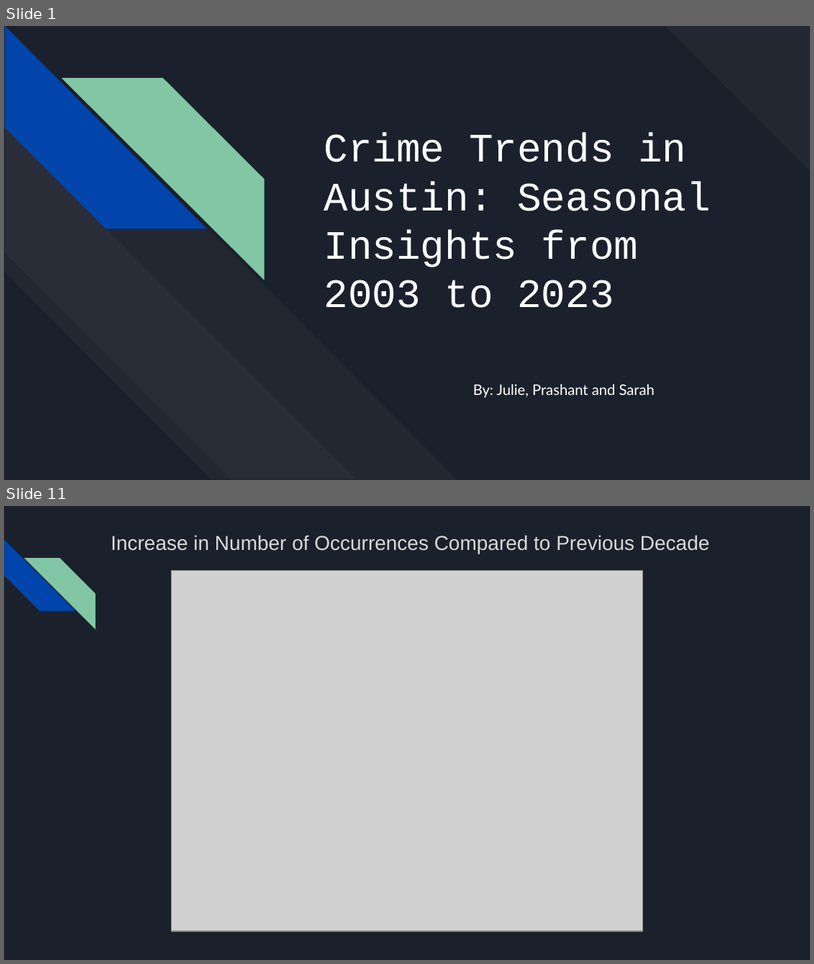
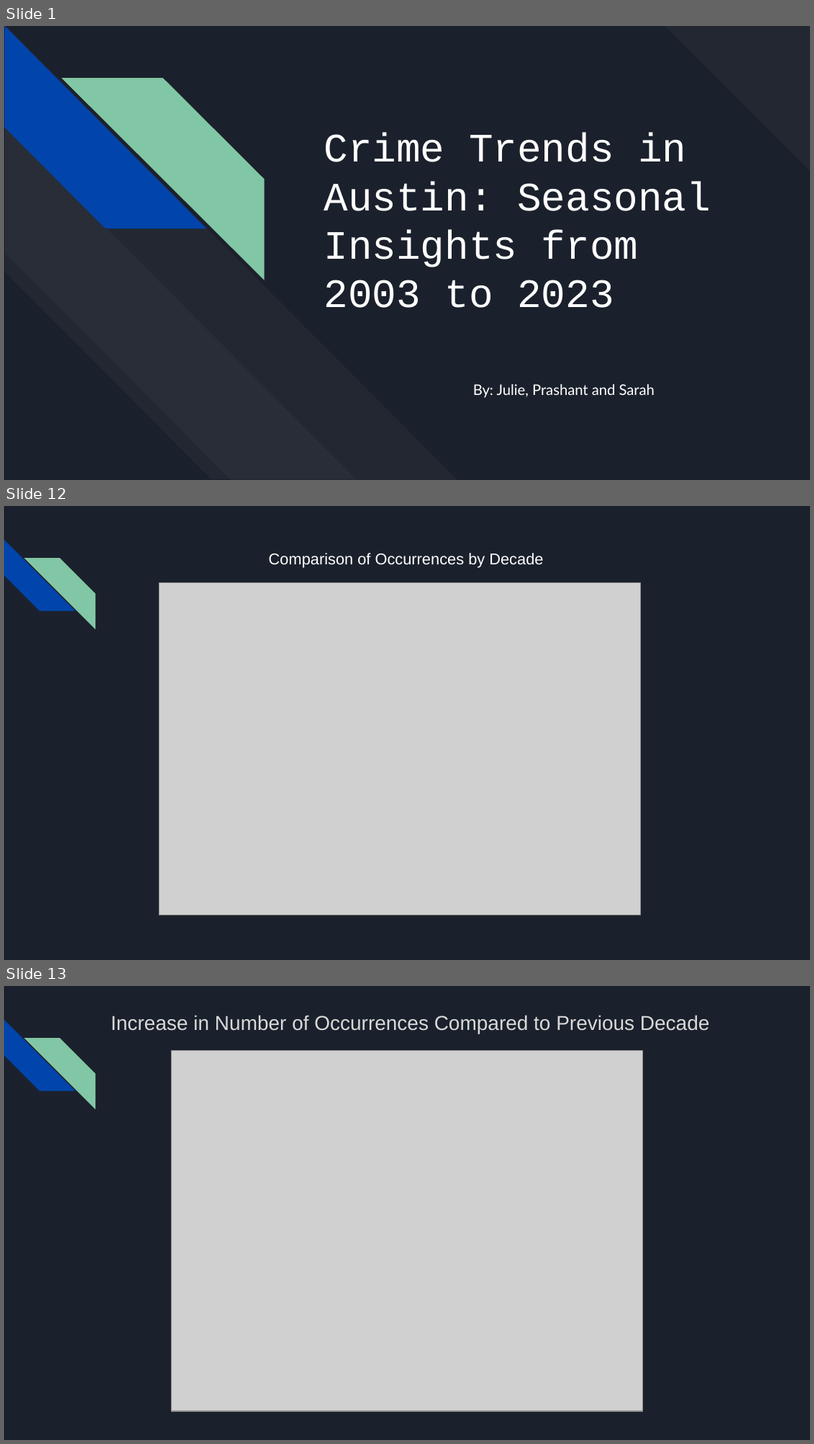
Before and after one commit to oddtexan/Project-1, a slide deck: Project 1 Presentation Final.pptx. Shown one above the other, each under a label of ours: slides 1 and 11 before the commit, slides 1, 12 and 13 after it; the slides between them are not shown. The pictures are 814x964 and 814x1444 pixels, drawn with LibreOffice and Linux fonts; fonts in the diff are those of the drawing; grey boxes stand for pictures. Boxes give left, top, right and bottom in pixels: in the first picture for what was removed or moved away, otherwise in the second. Text is boxed around its words. In the diff, an @@ line names an element or a change of style, - is before the commit and + after.

```diff
--- a/Project 1 Presentation Final.pptx
+++ b/Project 1 Presentation Final.pptx
@@ slide 12 added at [4,506,810,960], background #1B212C; not listed: 2 template elements that a slide beside it also shows @@
@@ text added at [269,553,543,568], 14 pt, text #FFFFFF @@
+Comparison of Occurrences by Decade
@@ picture added at [159,582,640,915] @@
@@ what was slide 11 is now slide 13 @@
```
Also in this commit, not shown: 10 slides changed, 2 other slides added, 3 slides removed.
